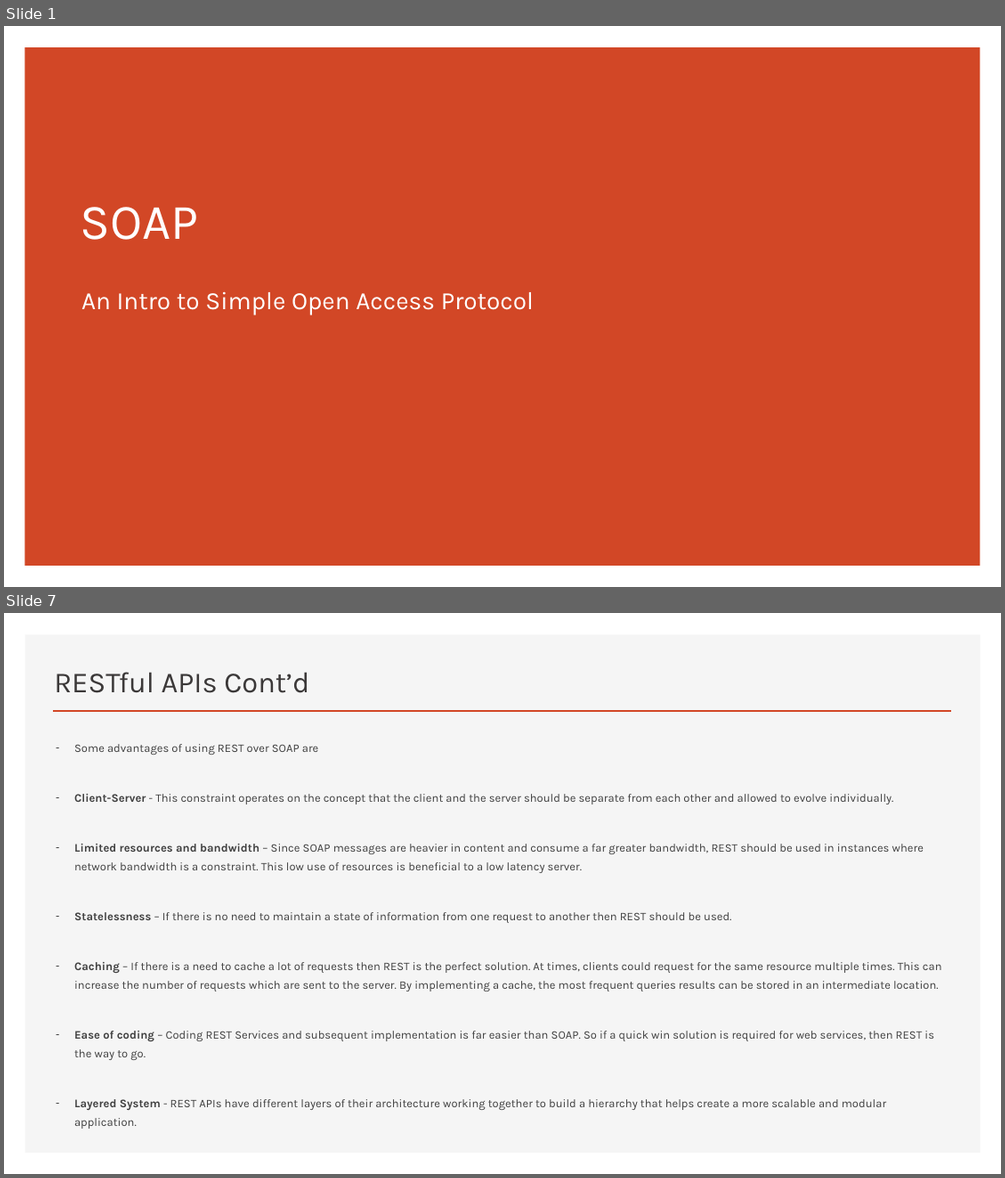
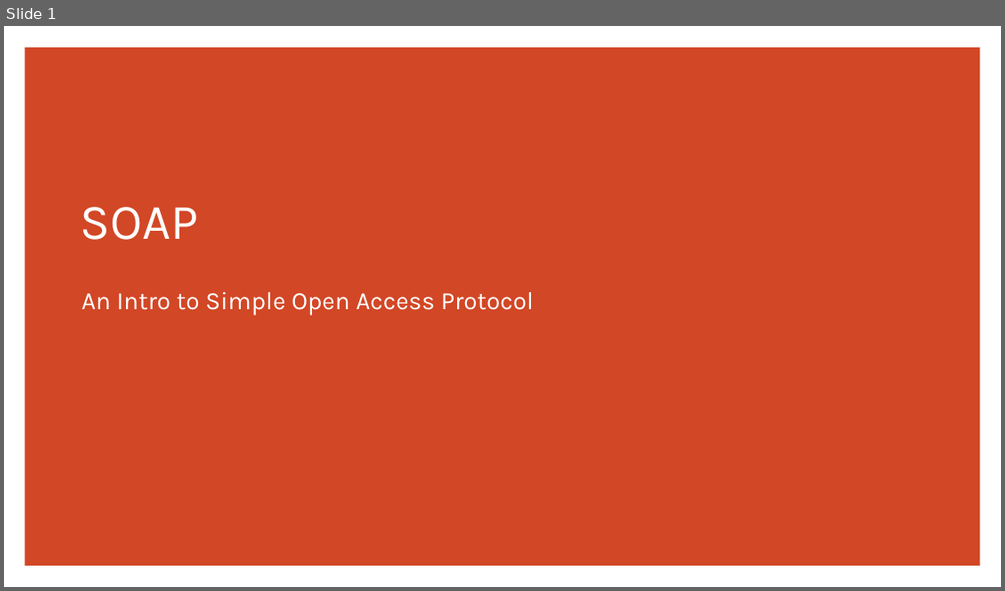
Before and after one commit to erniephillips/erniephillips.github.io, a slide deck: restful-api-presentations/phillips-presentation-week-3.pptx. Shown one above the other, each under a label of ours: slides 1 and 7 before the commit, slide 1 after it; the slides between them are not shown. The pictures are 1005x1178 and 1005x591 pixels, drawn with LibreOffice and Linux fonts; fonts in the diff are those of the drawing. Boxes give left, top, right and bottom in pixels: in the first picture for what was removed or moved away, otherwise in the second. Text is boxed around its words. In the diff, an @@ line names an element or a change of style, - is before the commit and + after.

```diff
--- a/restful-api-presentations/phillips-presentation-week-3.pptx
+++ b/restful-api-presentations/phillips-presentation-week-3.pptx
@@ slide 7 removed at (x1=4, y1=613, x2=1001, y2=1174), background #FFFFFF @@
@@ rectangle removed at (x1=25, y1=634, x2=980, y2=1153) @@
@@ title removed at (x1=54, y1=672, x2=309, y2=693) @@
-RESTful APIs Cont’d
@@ line removed from (53, 711) to (952, 711) @@
@@ text removed at (x1=74, y1=744, x2=942, y2=1128) @@
-– Some advantages of using REST over SOAP are
-– Client-Server - This constraint operates on the concept that the client and the server should be separate from each other and allowed to evolve individually.
-– Limited resources and bandwidth – Since SOAP messages are heavier in content and consume a far greater bandwidth, REST should be used in instances where network bandwidth is a constraint. This low use of resources is beneficial to a low latency server.
-– Statelessness – If there is no need to maintain a state of information from one request to another then REST should be used.
-– Caching – If there is a need to cache a lot of requests then REST is the perfect solution. At times, clients could request for the same resource multiple times. This can increase the number of requests which are sent to the server. By implementing a cache, the most frequent queries results can be stored in an intermediate location.
-– Ease of coding – Coding REST Services and subsequent implementation is far easier than SOAP. So if a quick win solution is required for web services, then REST is the way to go.
-– Layered System - REST APIs have different layers of their architecture working together to build a hierarchy that helps create a more scalable and modular application.
```
Also in this commit, not shown: 6 slides changed, 3 slides added, 2 other slides removed.
